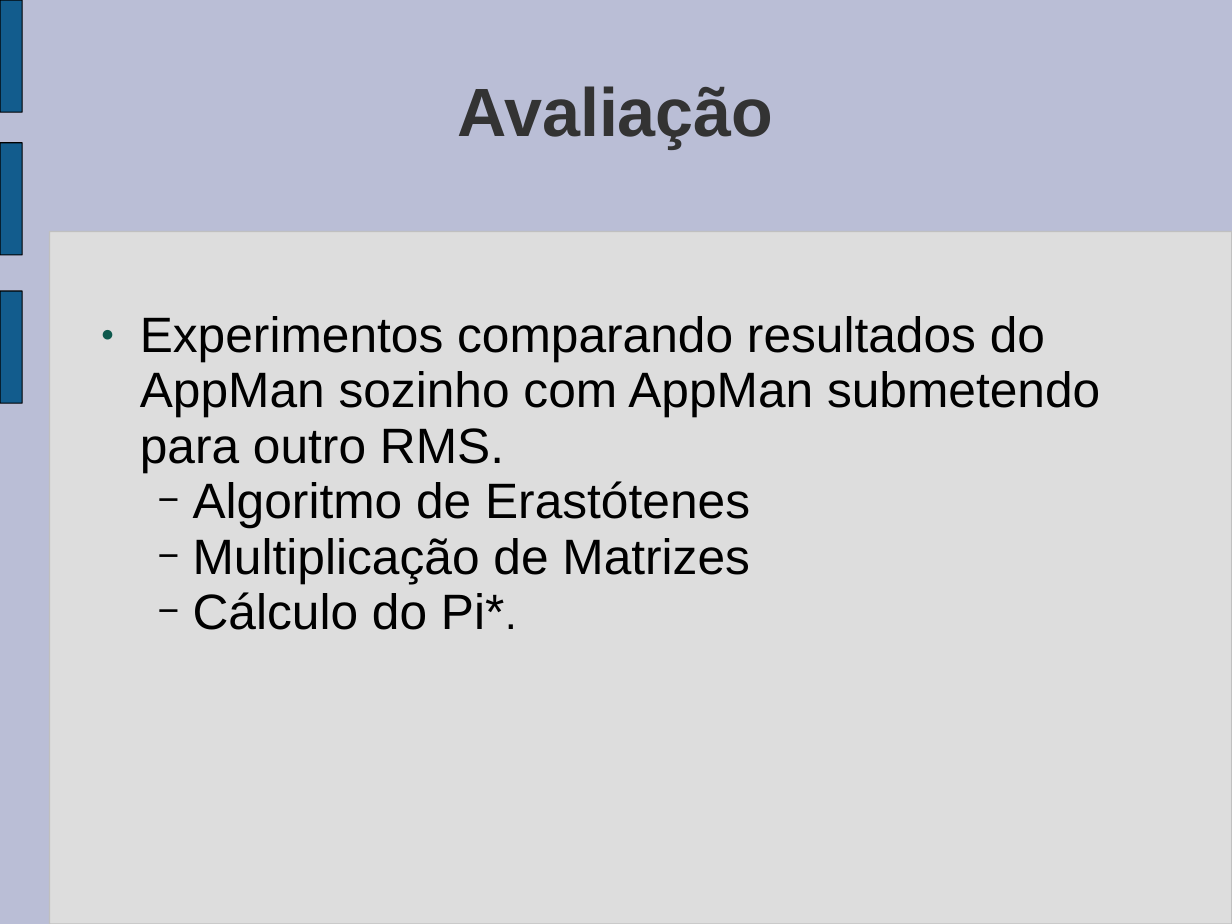
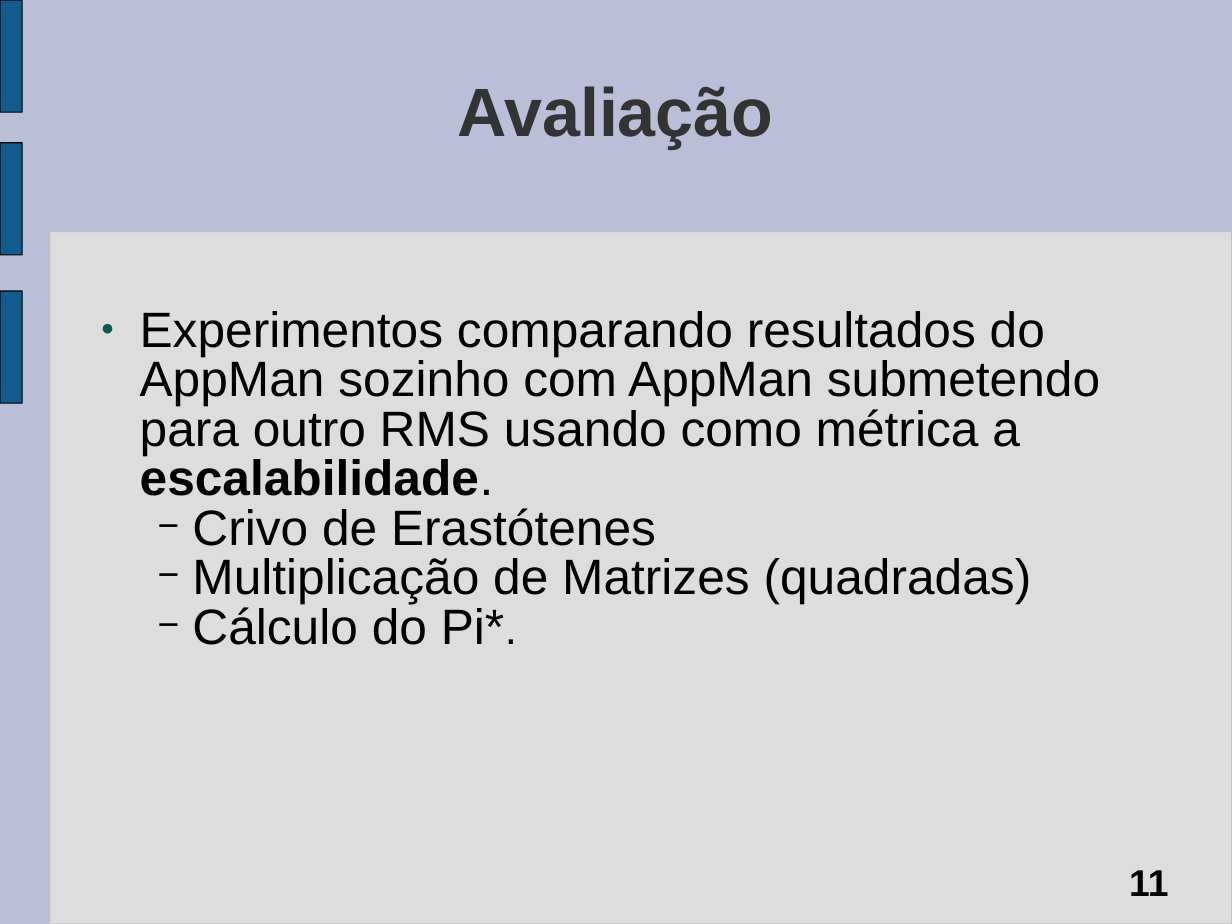
Before and after one commit to tonismar/tcc-tonismar, a slide deck: slide 11 of TCC/Monografia/SeminarioAndamento.ppt. Drawn at 1232x924 pixels with LibreOffice and Linux fonts; fonts in the diff are those of the drawing. Boxes give left, top, right and bottom in pixels: in the first picture for what was removed or moved away, otherwise in the second. Text is boxed around its words. In the diff, an @@ line names an element or a change of style, - is before the commit and + after.

```diff
--- a/TCC/Monografia/SeminarioAndamento.ppt
+++ b/TCC/Monografia/SeminarioAndamento.ppt
@@ text at (140, 311, 1100, 604): text changed @@
-● Experimentos comparando resultados do AppMan sozinho com AppMan submetendo para outro RMS.
-  − Algoritmo de Erastótenes
-  − Multiplicação de Matrizes
+● Experimentos comparando resultados do AppMan sozinho com AppMan submetendo para outro RMS usando como métrica a escalabilidade.
+  − Crivo de Erastótenes
+  − Multiplicação de Matrizes (quadradas)
@@ text at (192, 607, 504, 645): indent changed; line spacing 0.93 to 0.83 @@
@@ page number added at (1129, 870, 1168, 896), 24 pt, text #000000, bold @@
+11
```
Also in this commit, not shown: 11 other slides changed.
